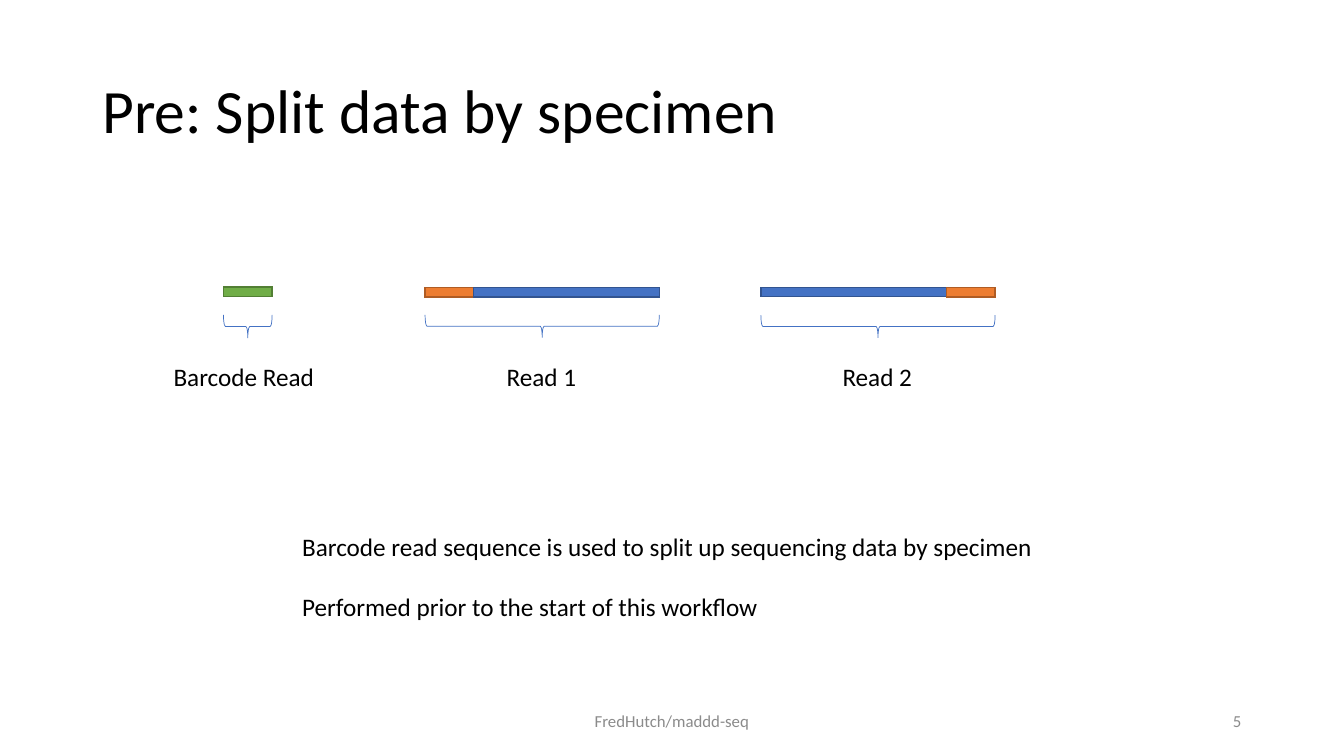
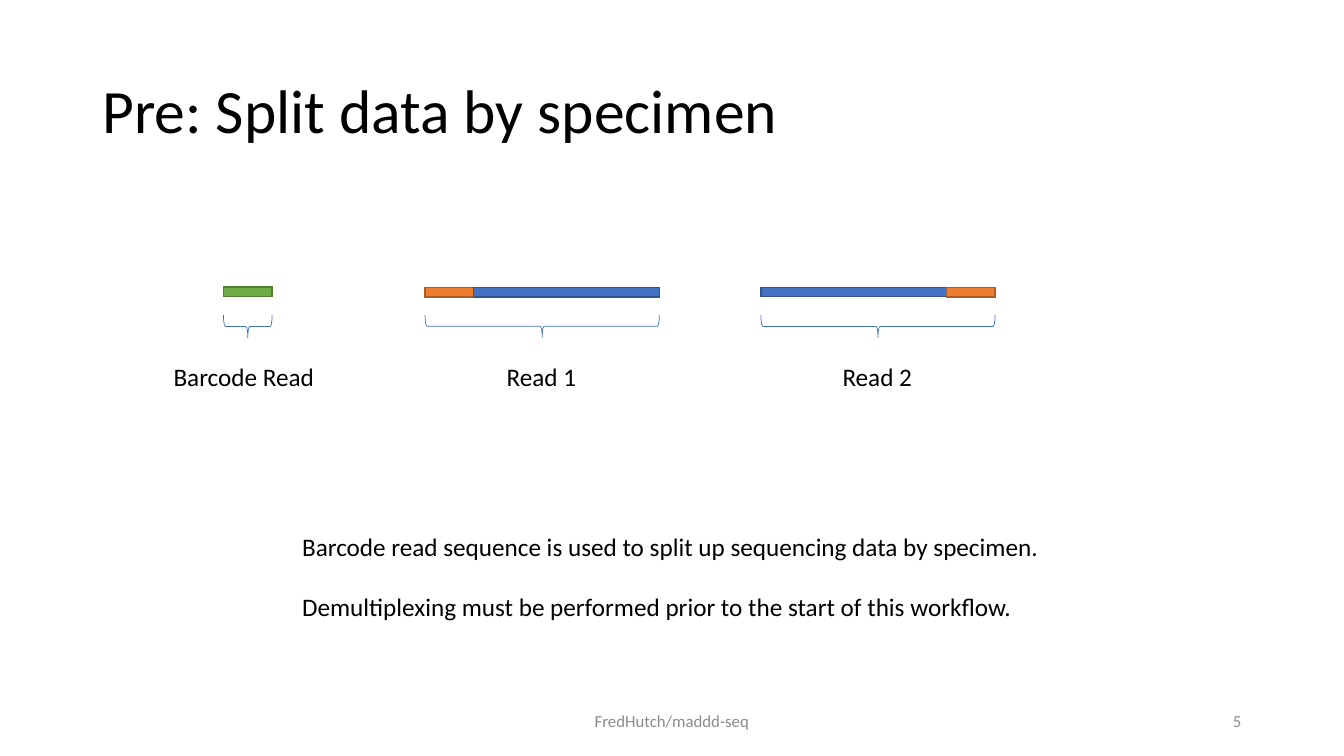
Before and after one commit to FredHutch/maddd-seq, a slide deck: slide 5 of docs/process.schematic.pptx. Drawn at 1344x756 pixels with LibreOffice and Linux fonts; fonts in the diff are those of the drawing. Boxes give left, top, right and bottom in pixels: in the first picture for what was removed or moved away, otherwise in the second. Text is boxed around its words. In the diff, an @@ line names an element or a change of style, - is before the commit and + after.

```diff
--- a/docs/process.schematic.pptx
+++ b/docs/process.schematic.pptx
@@ text at (x1=302, y1=538, x2=1037, y2=621): text changed @@
-Barcode read sequence is used to split up sequencing data by specimen
-Performed prior to the start of this workflow
+Barcode read sequence is used to split up sequencing data by specimen.
+Demultiplexing must be performed prior to the start of this workflow.
```
Also in this commit, not shown: 7 other slides changed, 1 slide added, 1 other file.
